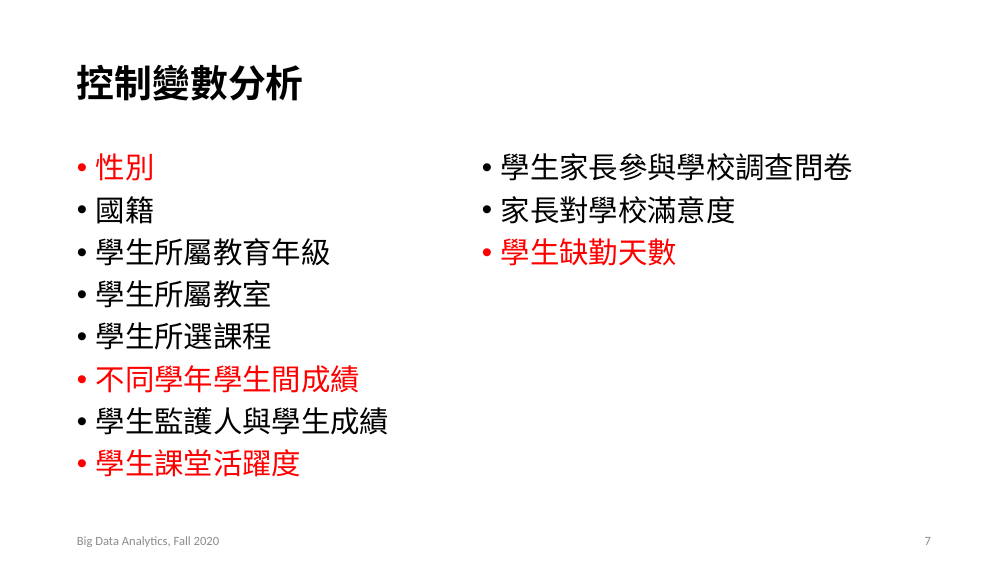
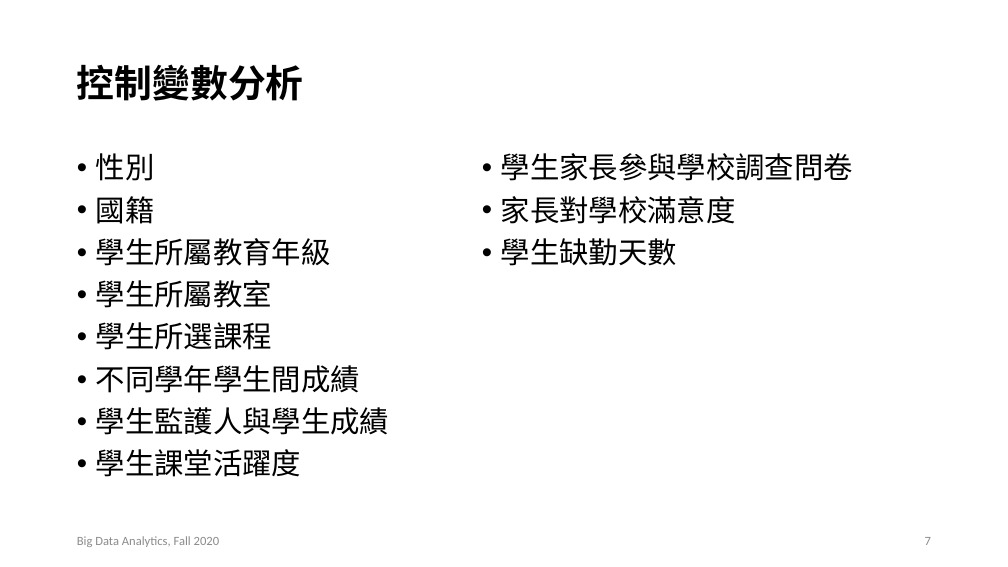
Before and after one commit to AIVesper/Fall_2020_BDA_Final_Report, a slide deck: slide 7 of BDA_Final.pptx. Drawn at 1008x567 pixels with LibreOffice and Linux fonts; fonts in the diff are those of the drawing. Boxes give left, top, right and bottom in pixels: in the first picture for what was removed or moved away, otherwise in the second. Text is boxed around its words. In the diff, an @@ line names an element or a change of style, - is before the commit and + after.

```diff
--- a/BDA_Final.pptx
+++ b/BDA_Final.pptx
@@ text at <box>96,153,360,477</box>: text colour #FF0000 to #000000 in "性別", "不同學年學生間成績", "學生課堂活躍度" @@
@@ text at <box>501,238,677,266</box>: text colour #FF0000 to #000000 in "學生缺勤天數" @@
```
Also in this commit, not shown: 2 other slides changed, 5 slides added, 3 slides removed, 3 other files.
